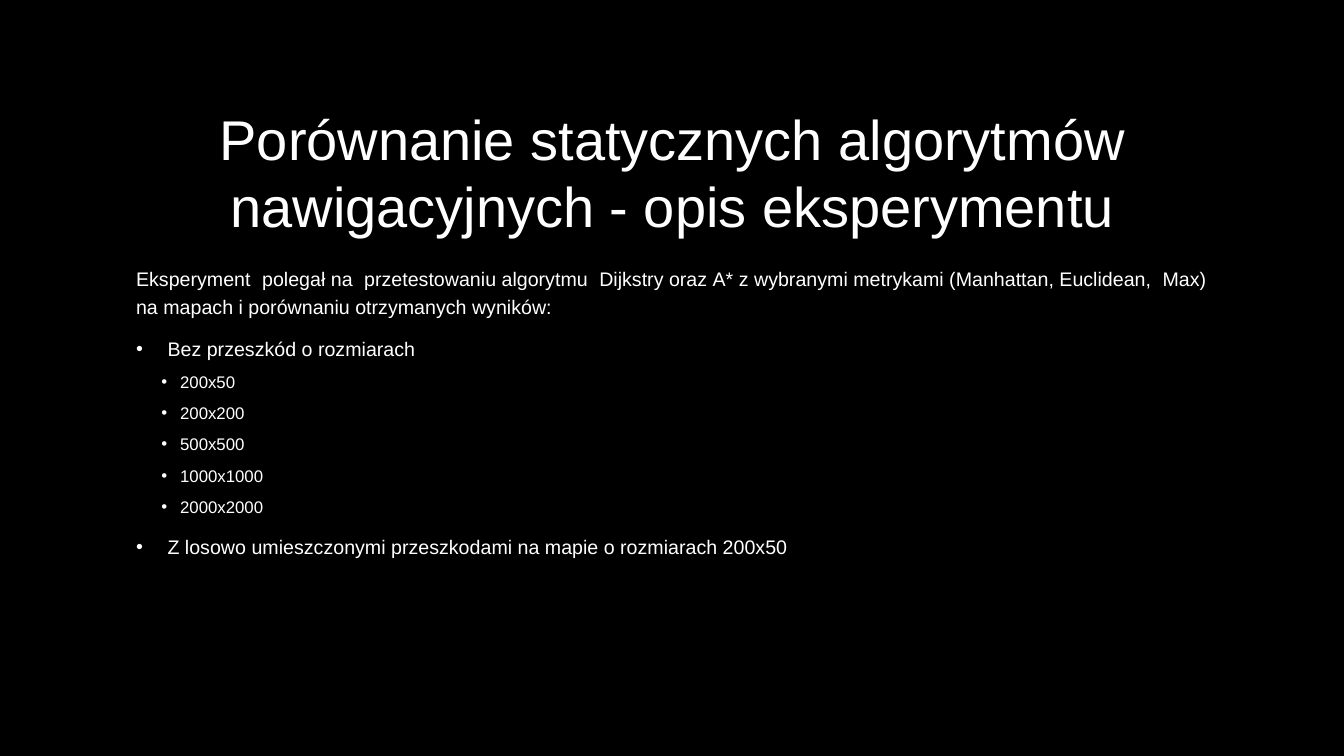
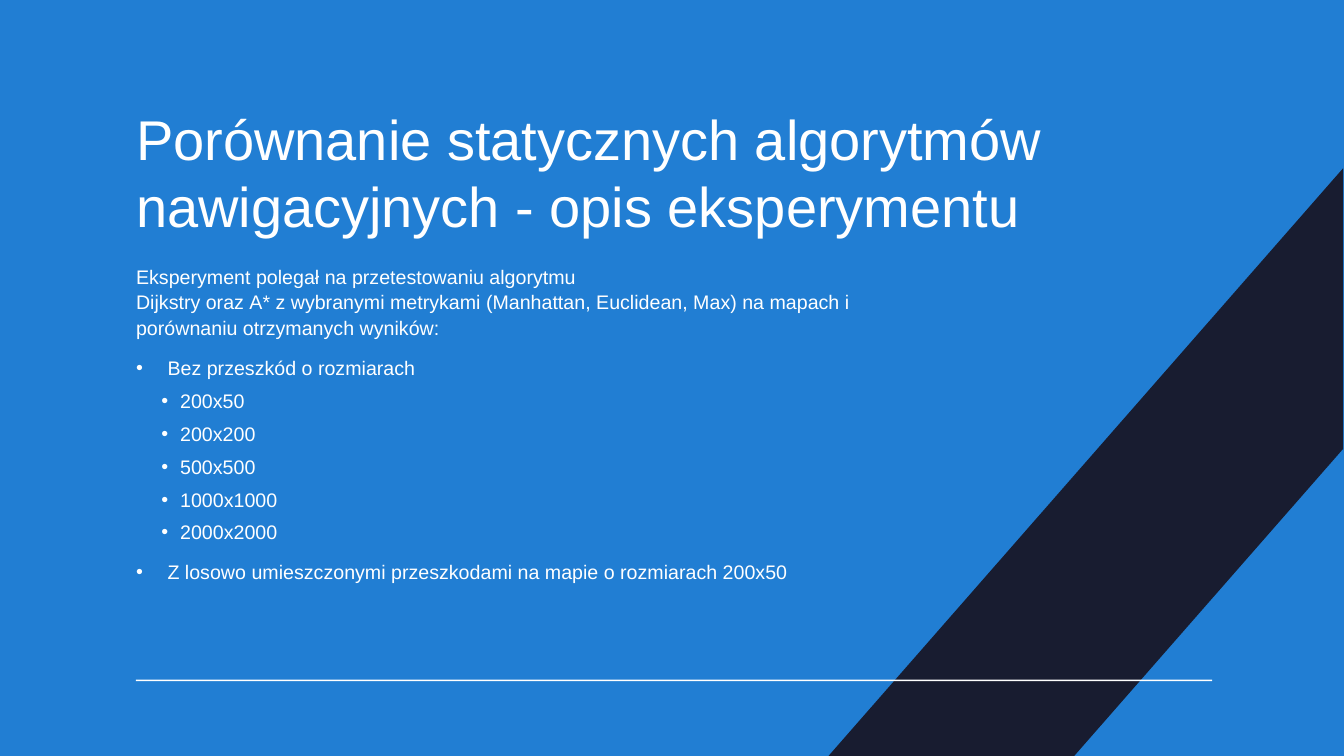
Before and after one commit to DevxMike/master_degree, a slide deck: slide 15 of ppt/Magisterka.odp (slide 19 before the commit). Drawn at 1344x756 pixels with LibreOffice and Linux fonts; fonts in the diff are those of the drawing. Boxes give left, top, right and bottom in pixels: in the first picture for what was removed or moved away, otherwise in the second. Text is boxed around its words. In the diff, an @@ line names an element or a change of style, - is before the commit and + after.

```diff
--- a/ppt/Magisterka.odp
+++ b/ppt/Magisterka.odp
@@ freeform shape added at (0, 0, 1344, 756), fill #217ED3 @@
@@ title "Porównanie statycznych algorytmów nawigacyjnych - ..." at (136, 118, 1041, 237): alignment centre to left @@
@@ freeform shape added at (829, 168, 1343, 756), fill #181C30 @@
@@ text "Eksperyment polegał na przetestowaniu algorytmu ..." at (136, 269, 849, 583): size 12 to 14 pt in "200x50", "200x200", "500x500", "1000x1000" and 1 more places; alignment justified to left; line spacing 1.2 to 1.1 @@
@@ line added from (136, 681) to (1212, 681), #FFFFFF 0.99 pt @@
```
Also in this commit, not shown: 20 other slides changed, 2 slides added, 8 slides removed, 2 other files.
